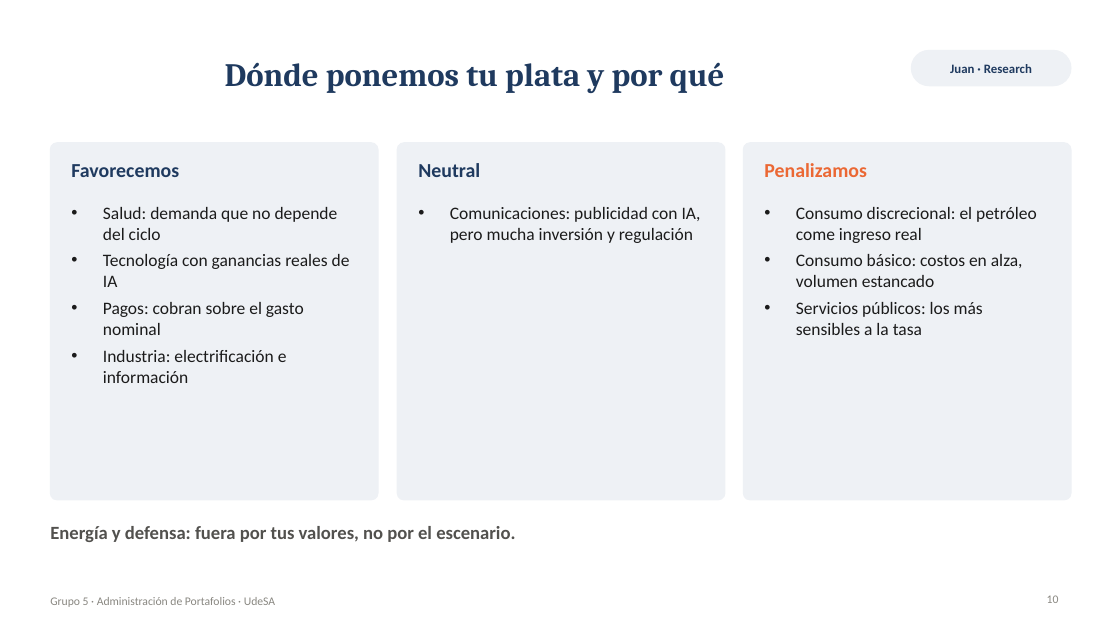
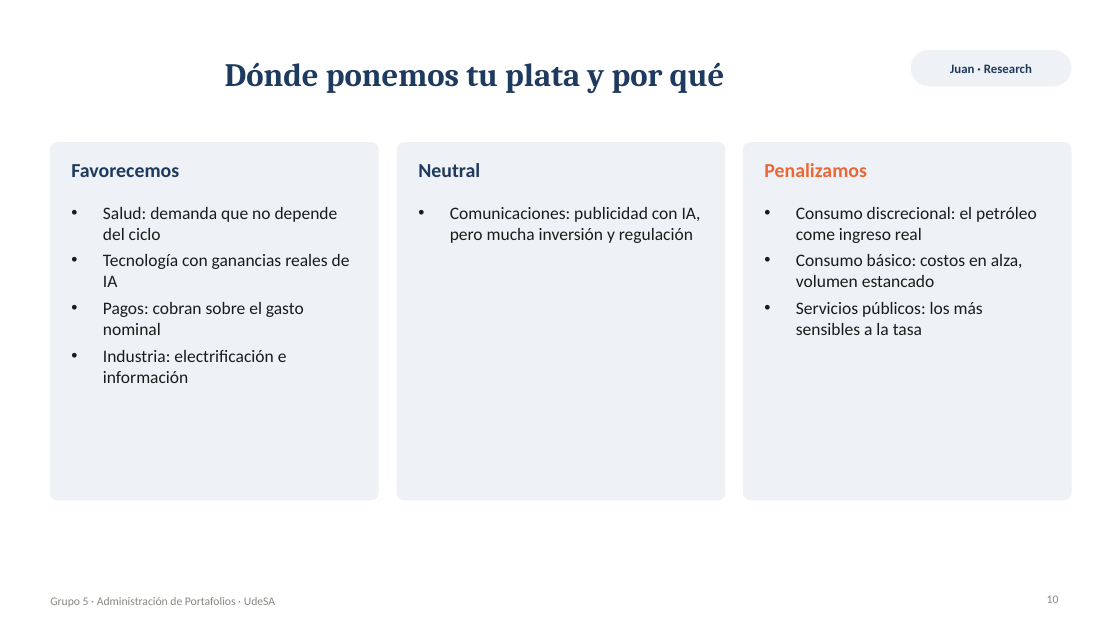
Before and after one commit to juan-albamonte/tp-portafolios-grupo5, a slide deck: slide 10 of docs/entregables/deck.pptx. Drawn at 1120x630 pixels with LibreOffice and Linux fonts; fonts in the diff are those of the drawing. Boxes give left, top, right and bottom in pixels: in the first picture for what was removed or moved away, otherwise in the second. Text is boxed around its words. In the diff, an @@ line names an element or a change of style, - is before the commit and + after.

```diff
--- a/docs/entregables/deck.pptx
+++ b/docs/entregables/deck.pptx
@@ text removed at (50,526,515,542) @@
-Energía y defensa: fuera por tus valores, no por el escenario.
```
Also in this commit, not shown: 3 other slides changed, 7 other files.
